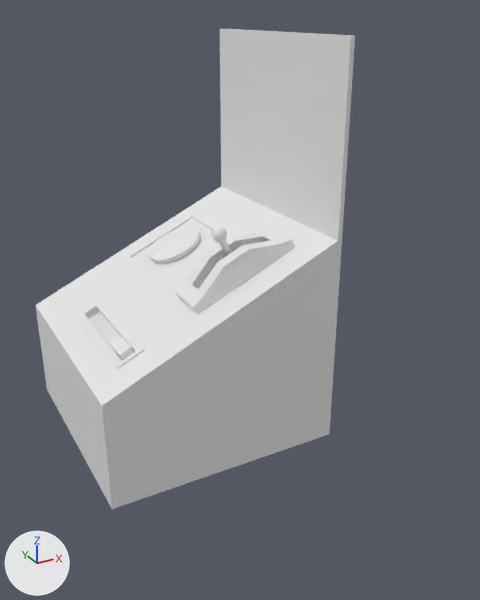
A saved change to the Blender file Assets/Core/Models/Control Table/Control_Table.blend.
One viewpoint serves both versions: a camera (50 mm lens) standing at (-2.08, -5.0, 2.51) and looking at (0.15, -0.94, 0.48). Every picture has the same lights, and +X, +Y and +Z are marked at lower left. The picture after the commit comes second.

Names of what the first picture shows: 'Circle Switch', 'ControlTable' and 2 more.
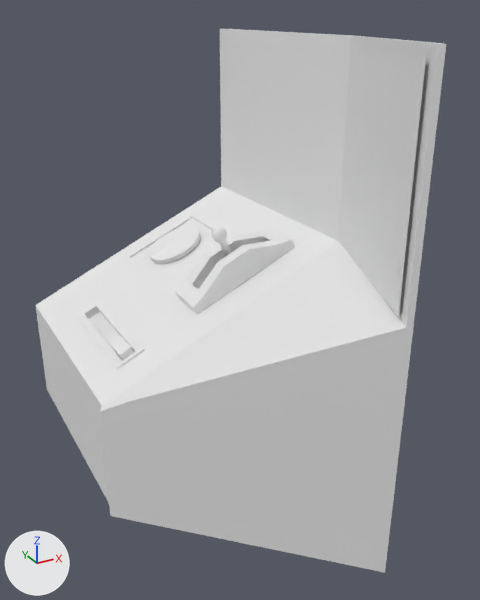
The change, as a diff of the scene's bpy script:
```diff
--- a/Assets/Core/Models/Control Table/Control_Table.blend.py
+++ b/Assets/Core/Models/Control Table/Control_Table.blend.py
@@ me_controltable @@
 # used by ob_controltable; location = (0.0, 0.0, 0.0); scale = (0.999, 0.999, 0.999)
-me_controltable.from_pydata(...)  # 360 vertices, 212 faces; spans x -1.0..1.04, y -1.0..1.0, z -1.0..2.34
+me_controltable.from_pydata(...)  # 375 vertices, 218 faces; spans x -1.04..1.04, y -2.51..1.0, z -1.0..2.36
+# me_controltable part 1
+# 2 faces are deleted
+# 15 vertices are added at x -1.04..0.4, y -2.51..-1.07, z -1.0..2.36
+# 8 new faces join them
 me_controltable.materials.append(mat_material)
@@ me_plane @@
+me_plane.from_pydata([(-1.0, -1.0, 0.0), (1.0, -1.0, 0.0), (-1.0, 1.0, 0.0), (1.0, 1.0, 0.0)], [], [(0, 1, 3, 2)])
@@ ob_screen @@
+ob_screen = bpy.data.objects.new('Screen', me_plane)
+ob_screen.location = (0.666, -1.75, 1.587)
+ob_screen.rotation_euler = (-1.571, 0.0, 1.165)  # degrees (-90, 0, 67)
+ob_screen.scale = (0.706, 0.706, 0.706)
```

Pixel boxes [x1, y1, x2, y2] of what changed, in the pictures (480 x 600 px):
'ControlTable', reshaped (28% wider, 13% taller)
    before: [36, 29, 355, 509]
    after: [36, 29, 446, 573]
'Screen', added
    after: [341, 43, 426, 318]
part 1 of me_controltable, built on
    before: [102, 36, 355, 509]
    after: [100, 36, 446, 573]
